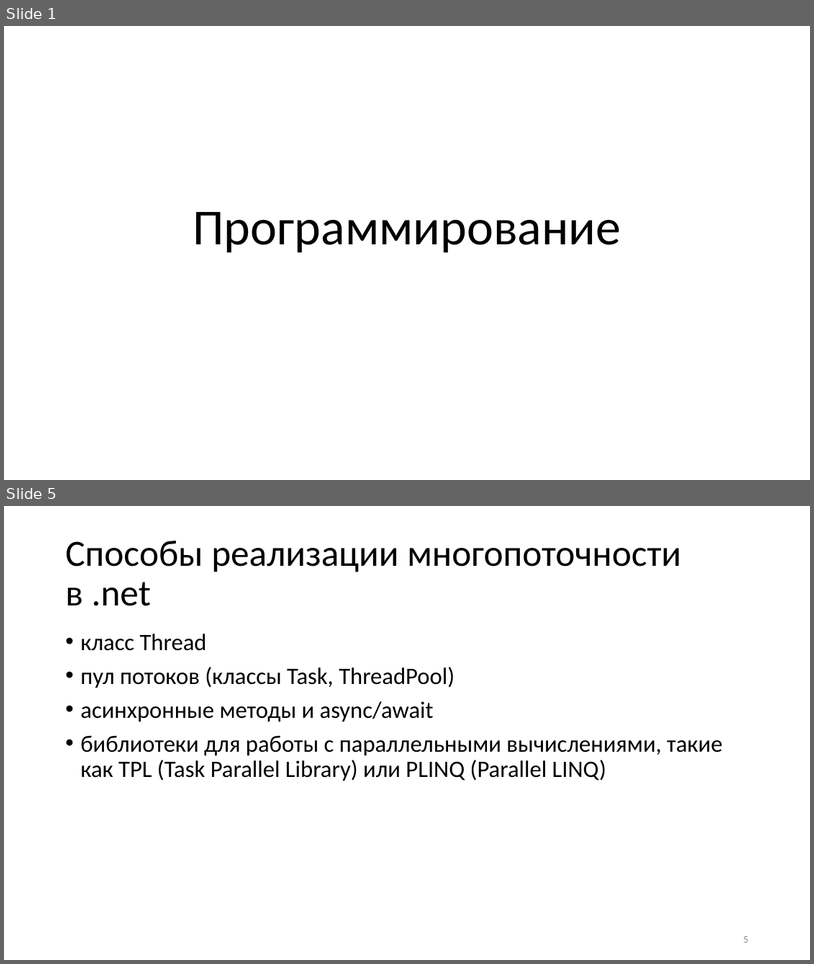
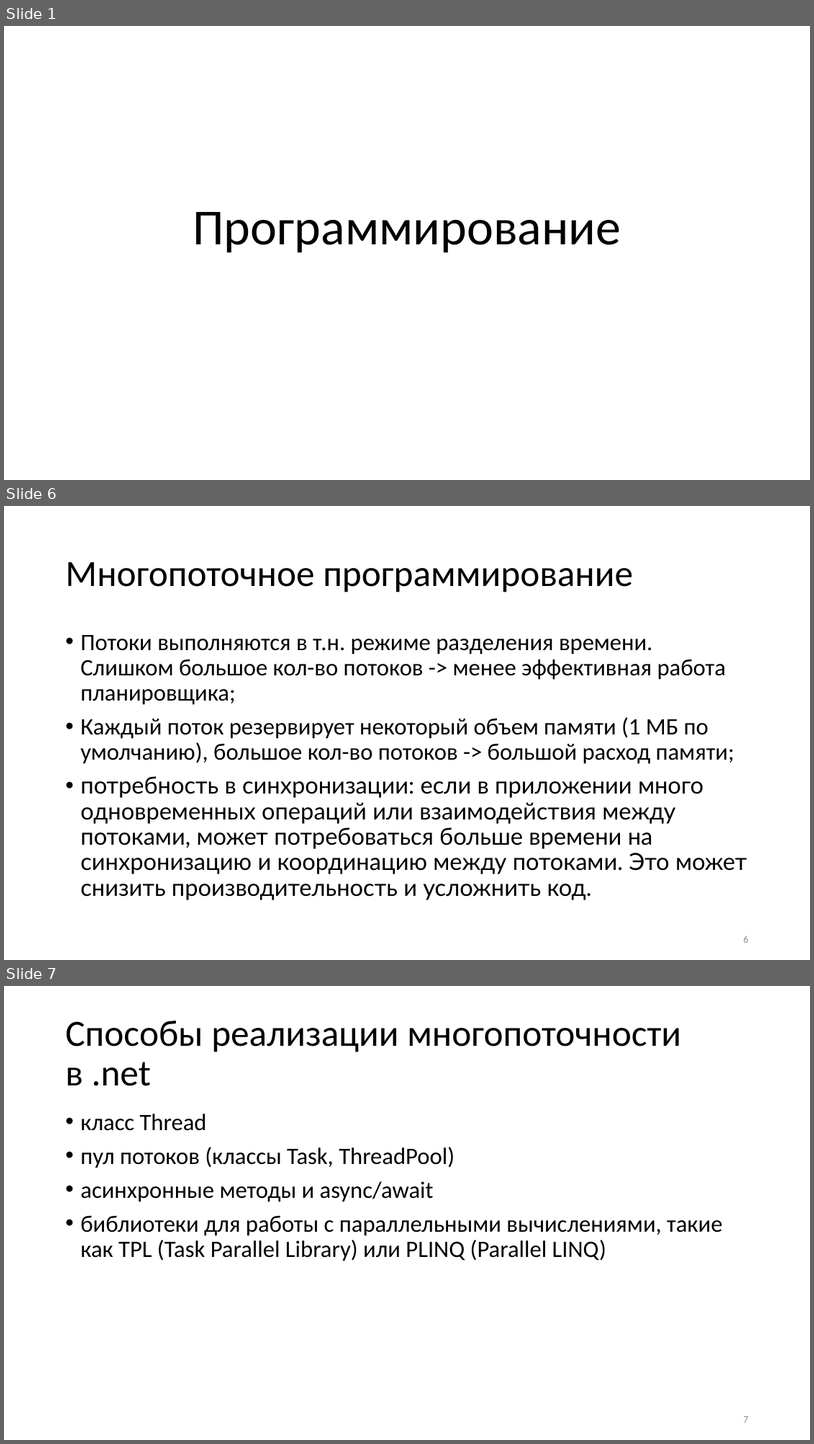
Before and after one commit to blockin90/Programming_PIB, a slide deck: Лекции/3 семестр/Часть 3/Программирование лекция 3.3.pptx. Shown one above the other, each under a label of ours: slides 1 and 5 before the commit, slides 1, 6 and 7 after it; the slides between them are not shown. The pictures are 814x964 and 814x1444 pixels, drawn with LibreOffice and Linux fonts; fonts in the diff are those of the drawing. Boxes give left, top, right and bottom in pixels: in the first picture for what was removed or moved away, otherwise in the second. Text is boxed around its words. In the diff, an @@ line names an element or a change of style, - is before the commit and + after.

```diff
--- a/Лекции/3 семестр/Часть 3/Программирование лекция 3.3.pptx
+++ b/Лекции/3 семестр/Часть 3/Программирование лекция 3.3.pptx
@@ slide 6 added at (4,506,810,960), background #FFFFFF @@
@@ title added at (65,562,633,592), 44 pt, text #000000 @@
+Многопоточное программирование
@@ text added at (80,635,747,900), 28 pt, text #000000 @@
+• Потоки выполняются в т.н. режиме разделения времени. Слишком большое кол-во потоков -> менее эффективная работа планировщика;
+• Каждый поток резервирует некоторый объем памяти (1 МБ по умолчанию), большое кол-во потоков -> большой расход памяти;
+• потребность в синхронизации: если в приложении много одновременных операций или взаимодействия между потоками, может потребоваться больше времени на синхронизацию и координацию между потоками. Это может снизить производительность и усложнить код.
@@ page number added at (743,936,748,942), 12 pt, text #8C8C8C @@
+6
@@ what was slide 5 is now slide 7 @@
@@ page number at (743,1416,748,1422): text changed @@
-5
+7
```
Also in this commit, not shown: 13 slides changed, 8 other slides added.
